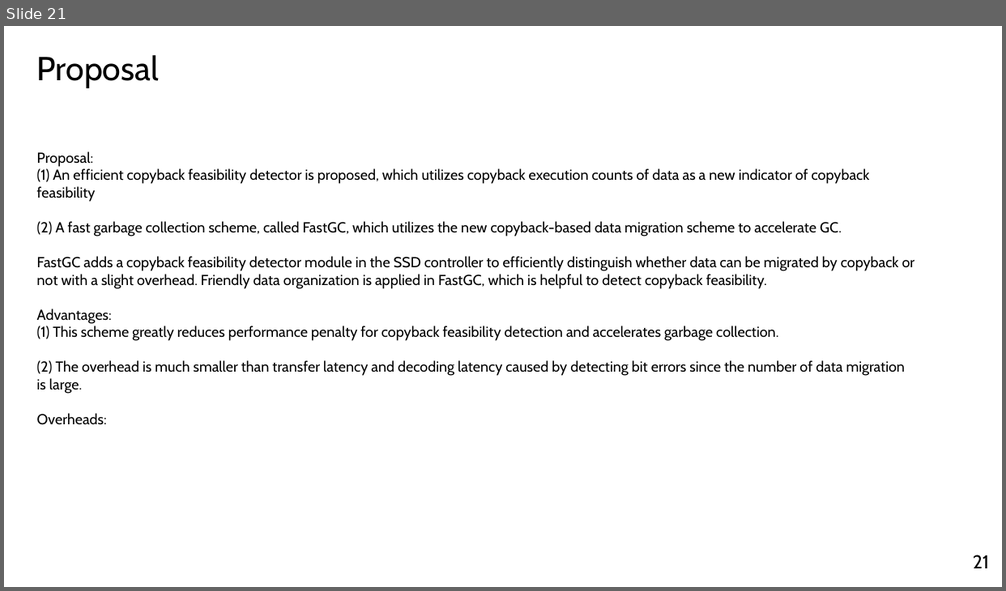
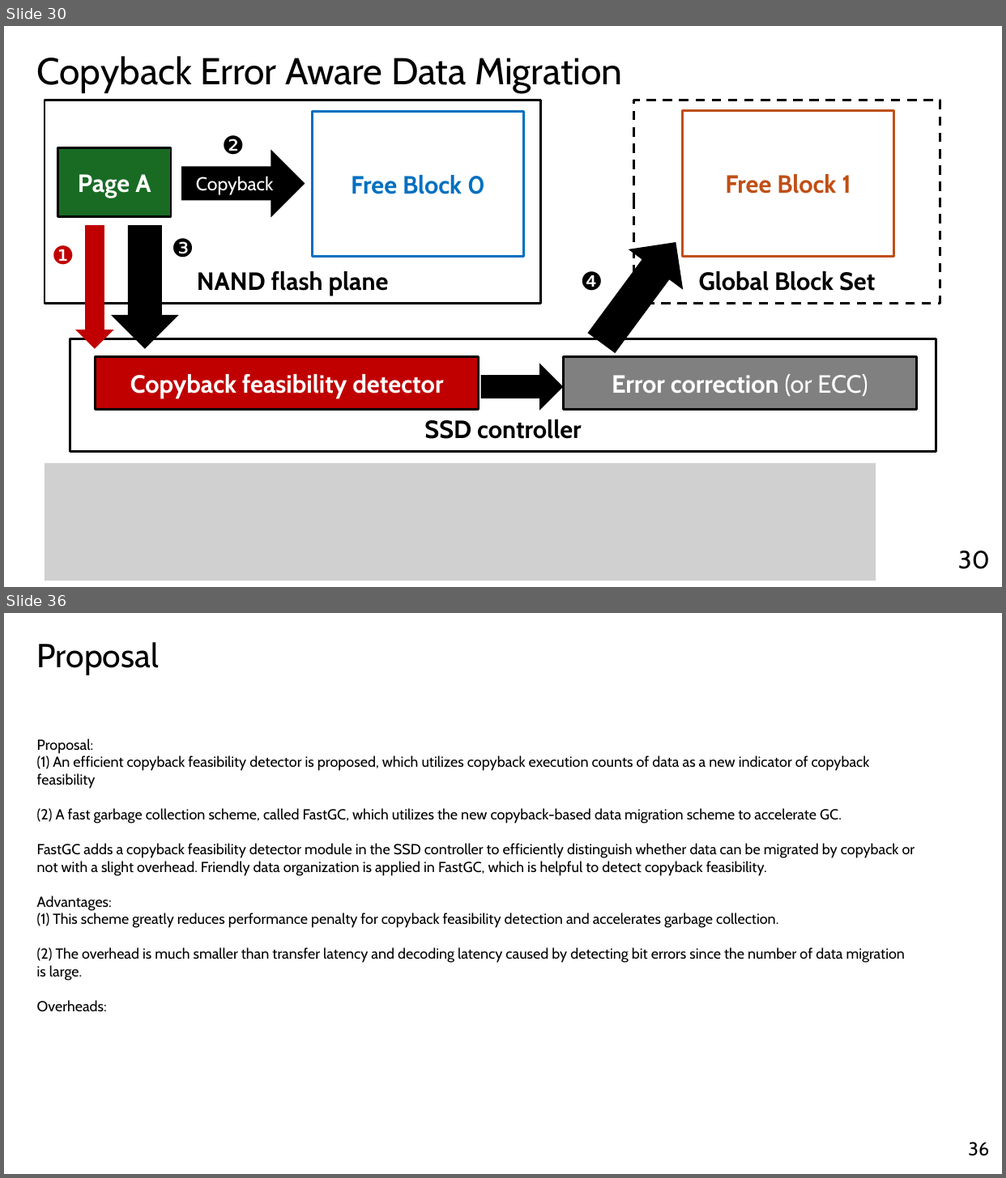
Before and after one commit to yousei-github/StudyNotes, a slide deck: temp/Presentation_Yang Sheng.pptx. Shown one above the other, each under a label of ours: slide 21 before the commit, slides 30 and 36 after it; the slides between them are not shown. The pictures are 1006x591 and 1006x1178 pixels, drawn with LibreOffice and Linux fonts; fonts in the diff are those of the drawing; grey boxes stand for pictures. Boxes give left, top, right and bottom in pixels: in the first picture for what was removed or moved away, otherwise in the second. Text is boxed around its words. In the diff, an @@ line names an element or a change of style, - is before the commit and + after.

```diff
--- a/temp/Presentation_Yang Sheng.pptx
+++ b/temp/Presentation_Yang Sheng.pptx
@@ slide 30 added at (x1=4, y1=26, x2=1002, y2=587), background #FFFFFF @@
@@ text added at (x1=37, y1=56, x2=623, y2=93), 36 pt, text #000000 @@
+Copyback Error Aware Data Migration
@@ rectangle added at (x1=634, y1=100, x2=940, y2=303), fill #FFFFFF, outline #000000 2.25 pt dashed, 24 pt, text #000000, bold @@
+Global Block Set
@@ rectangle added at (x1=683, y1=111, x2=894, y2=256), fill #FFFFFF, outline #C04F15 2.25 pt, 24 pt, text #C04F15, bold @@
+Free Block 1
@@ text added at (x1=222, y1=135, x2=245, y2=155), 24 pt, text #000000 @@
+❷
@@ group added at (x1=44, y1=101, x2=541, y2=304): 3 rectangles, 1 right arrow @@
+NAND flash plane
+Page A
+Free Block 0
+Copyback
@@ right arrow added at (x1=76, y1=225, x2=114, y2=348), fill #C00000 @@
@@ right arrow added at (x1=111, y1=226, x2=179, y2=349), fill #000000 @@
@@ text added at (x1=172, y1=238, x2=194, y2=258), 24 pt, text #000000 @@
+❸
@@ right arrow added at (x1=574, y1=222, x2=704, y2=364), fill #000000 @@
@@ text added at (x1=52, y1=246, x2=74, y2=265), 24 pt, text #C00000 @@
+❶
@@ text added at (x1=581, y1=271, x2=603, y2=291), 24 pt, text #000000 @@
+❹
@@ rectangle added at (x1=70, y1=339, x2=936, y2=451), fill #FFFFFF, outline #000000 2.25 pt, 24 pt, text #000000, bold @@
+SSD controller
@@ rectangle added at (x1=95, y1=357, x2=479, y2=410), fill #C00000, outline #000000 2.25 pt, 24 pt, text #FFFFFF, bold @@
+Copyback feasibility detector
@@ right arrow added at (x1=481, y1=364, x2=563, y2=411), fill #000000 @@
@@ rectangle added at (x1=563, y1=357, x2=917, y2=409), fill #808080, outline #000000 2.25 pt, 24 pt, text #FFFFFF, bold @@
+Error correction (or ECC)
@@ picture added at (x1=44, y1=463, x2=876, y2=581) @@
@@ page number added at (x1=958, y1=551, x2=990, y2=570), 24 pt, text #000000 @@
+30
@@ what was slide 21 is now slide 36 @@
@@ page number at (x1=968, y1=1142, x2=989, y2=1157): text changed @@
-21
+36
```
Also in this commit, not shown: 12 slides changed, 15 other slides added, 1 slide removed.
